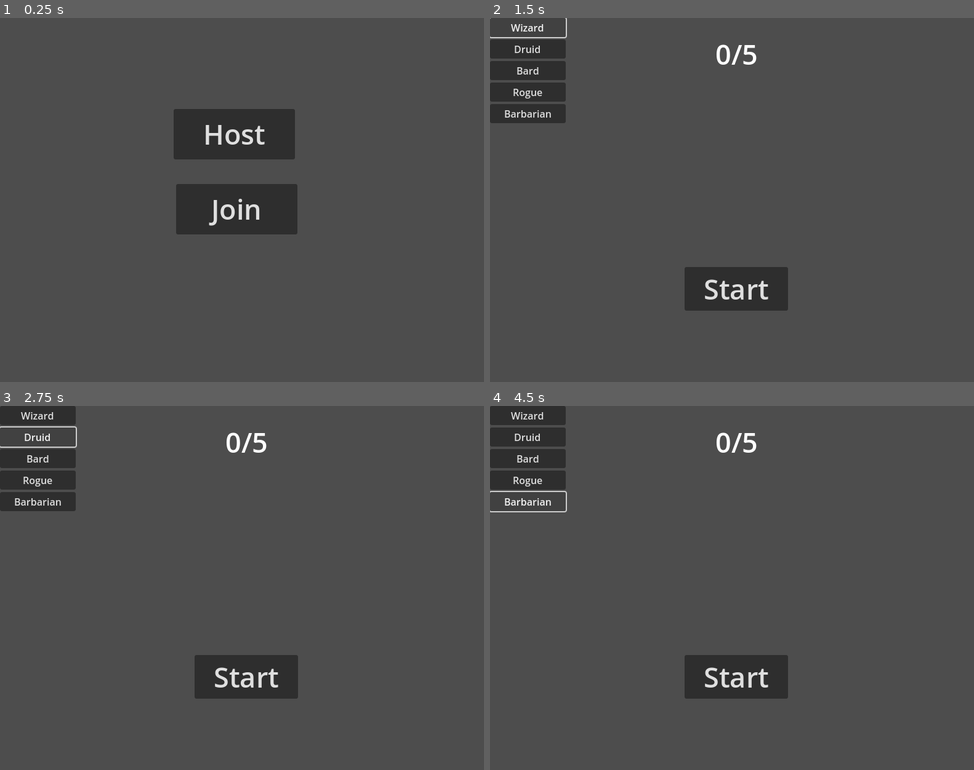
Above: before the commit, frames 1-4 (two rows, left to right).
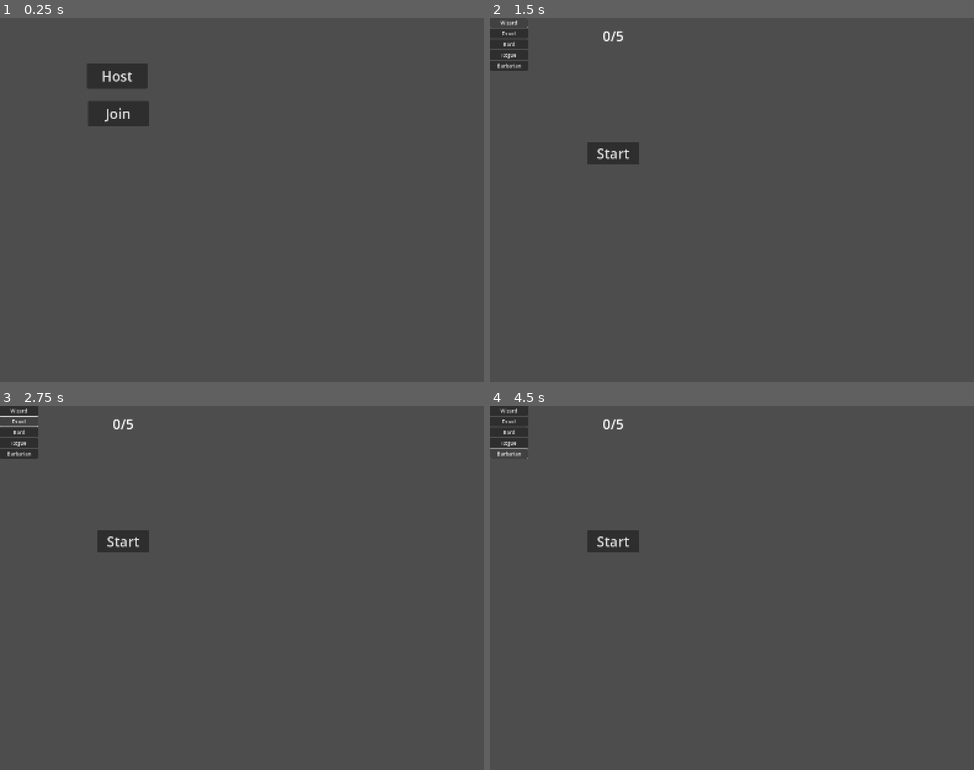
Above: after the commit, the same moments.

Repository: har3nz/MultiplayerDnD
Game: Godot game, scene res://scenes/room.tscn
The game is run twice, just before and just after one commit, with the same random seed, the same clock (stepped at 60 frames per second) and the same inputs. The engine's default icon, where the game draws it, is replaced by a stand-in: a white triangle on a blue panel in a dark square.
Inputs:
- Up to frame 1 (0.25 s): no input
- Up to frame 2 (1.5 s): click "Join" at 0.5 s; click "Wizard" at 1.25 s
- Up to frame 3 (2.75 s): click "Druid" at 2 s
- Up to frame 4 (4.5 s): click "Bard" at 2.75 s; click "Rogue" at 3.5 s; click "Barbarian" at 4.25 s

The runs differ from the first frame. In frame 1, 8.5% of the frame differs, in the area x 18-62%, y 12-60%; in frame 2, 6.4%; in frame 3, 6.4%; in frame 4, 6.2%.

Commit message:
a lot of changes + wizard class almost done

Diff:
--- a/project.godot
+++ b/project.godot
@@ -20,11 +20,15 @@
 NetworkHandler="*res://scripts/network_handler.gd"
 GlobalMultiplayerSpawner="*res://scripts/multiplayer_spawner.gd"
 GlobalMultiplayer="*res://scripts/global_multiplayer.gd"
+ClassHandler="*res://scripts/class_handler.gd"
 
 [display]
 
 window/size/viewport_width=800
 window/size/viewport_height=600
+window/size/resizable=false
+window/stretch/scale=0.5
+window/vsync/vsync_mode=0
 
 [input]
 
@@ -53,6 +57,11 @@
 "events": [Object(InputEventMouseButton,"resource_local_to_scene":false,"resource_name":"","device":-1,"window_id":0,"a …(257 unchanged characters)…
 ]
 }
+skill1={
+"deadzone": 0.2,
+"events": [Object(InputEventKey,"resource_local_to_scene":false,"resource_name":"","device":-1,"window_id":0,"alt_pressed":false,"shift_pressed":false,"ctrl_pressed":false,"meta_pressed":false,"pressed":false,"keycode":0,"physical_keycode":49,"key_label":0,"unicode":49,"location":0,"echo":false,"script":null)
+]
+}
 
 [rendering]
 
--- /dev/null
+++ b/scenes/fireball.tscn
@@ -0,0 +1,17 @@
+[gd_scene load_steps=4 format=3 uid="uid://74svy2kbi2ld"]
+
+[ext_resource type="Script" uid="uid://drkegiorybt6e" path="res://scripts/fireball.gd" id="1_1gl40"]
+[ext_resource type="Texture2D" uid="uid://bnm5f4aj0owqx" path="res://icon.svg" id="1_3s14c"]
+
+[sub_resource type="CircleShape2D" id="CircleShape2D_cb14k"]
+radius = 34.0147
+
+[node name="Area2D" type="Area2D"]
+script = ExtResource("1_1gl40")
+
+[node name="Sprite2D" type="Sprite2D" parent="."]
+scale = Vector2(0.5, 0.5)
+texture = ExtResource("1_3s14c")
+
+[node name="CollisionShape2D" type="CollisionShape2D" parent="."]
+shape = SubResource("CircleShape2D_cb14k")
--- /dev/null
+++ b/scenes/mini_missile.tscn
@@ -0,0 +1,17 @@
+[gd_scene load_steps=4 format=3 uid="uid://jmmm8d4ojh5"]
+
+[ext_resource type="Script" uid="uid://b0xv7dg0p8vtb" path="res://scripts/mini_missile.gd" id="1_dvb04"]
+[ext_resource type="Texture2D" uid="uid://bnm5f4aj0owqx" path="res://icon.svg" id="1_gsmbg"]
+
+[sub_resource type="CircleShape2D" id="CircleShape2D_dvb04"]
+radius = 9.0
+
+[node name="MiniMissile" type="Area2D"]
+script = ExtResource("1_dvb04")
+
+[node name="Sprite2D" type="Sprite2D" parent="."]
+scale = Vector2(0.15, 0.15)
+texture = ExtResource("1_gsmbg")
+
+[node name="CollisionShape2D" type="CollisionShape2D" parent="."]
+shape = SubResource("CircleShape2D_dvb04")
--- a/scenes/player.tscn
+++ b/scenes/player.tscn
@@ -9,10 +9,10 @@
 [sub_resource type="SceneReplicationConfig" id="SceneReplicationConfig_qhqgy"]
 properties/0/path = NodePath(".:position")
 properties/0/spawn = true
-properties/0/replication_mode = 1
+properties/0/replication_mode = 2
 
 [node name="CharacterPlayer" type="CharacterBody2D"]
-position = Vector2(381, 252)
+motion_mode = 1
 script = ExtResource("1_ewdyn")
 
 [node name="Sprite2D" type="Sprite2D" parent="."]
@@ -24,4 +24,6 @@
 shape = SubResource("RectangleShape2D_g2els")
 
 [node name="MultiplayerSynchronizer" type="MultiplayerSynchronizer" parent="."]
+replication_interval = 0.1
+delta_interval = 0.008
 replication_config = SubResource("SceneReplicationConfig_qhqgy")
--- /dev/null
+++ b/scenes/wizard.tscn
@@ -0,0 +1,22 @@
+[gd_scene load_steps=5 format=3 uid="uid://bxcxi0ervwr2p"]
+
+[ext_resource type="Texture2D" uid="uid://bnm5f4aj0owqx" path="res://icon.svg" id="1_3jsmo"]
+[ext_resource type="Script" uid="uid://cl5h2h0bqkqvp" path="res://scripts/wizard.gd" id="1_leome"]
+
+[sub_resource type="SceneReplicationConfig" id="SceneReplicationConfig_leome"]
+
+[sub_resource type="CircleShape2D" id="CircleShape2D_j4iv4"]
+radius = 31.0
+
+[node name="Wizard" type="CharacterBody2D"]
+script = ExtResource("1_leome")
+
+[node name="MultiplayerSynchronizer" type="MultiplayerSynchronizer" parent="."]
+replication_config = SubResource("SceneReplicationConfig_leome")
+
+[node name="Sprite2D" type="Sprite2D" parent="."]
+scale = Vector2(0.5, 0.5)
+texture = ExtResource("1_3jsmo")
+
+[node name="CollisionShape2D" type="CollisionShape2D" parent="."]
+shape = SubResource("CircleShape2D_j4iv4")
--- a/scenes/world.tscn
+++ b/scenes/world.tscn
@@ -1,7 +1,8 @@
-[gd_scene load_steps=3 format=3 uid="uid://7dutjmu04kaf"]
+[gd_scene load_steps=4 format=3 uid="uid://7dutjmu04kaf"]
 
 [ext_resource type="Script" uid="uid://ngw83fbvssq0" path="res://scripts/world.gd" id="1_4wyf3"]
 [ext_resource type="Script" uid="uid://cmu1apvlfm383" path="res://scripts/multiplayer_spawner.gd" id="2_rwgxs"]
+[ext_resource type="PackedScene" uid="uid://bxcxi0ervwr2p" path="res://scenes/wizard.tscn" id="3_4wyf3"]
 
 [node name="World" type="Node2D"]
 script = ExtResource("1_4wyf3")
@@ -11,3 +12,5 @@
 spawn_path = NodePath("..")
 spawn_limit = 5
 script = ExtResource("2_rwgxs")
+
+[node name="Wizard" parent="." instance=ExtResource("3_4wyf3")]
--- /dev/null
+++ b/scripts/class_handler.gd
@@ -0,0 +1,14 @@
+extends Node
+
+var players: Dictionary = {}
+
+@rpc("any_peer", "call_remote", "reliable")
+func assign_class(id: int, _class: String) -> void:
+	if !multiplayer.is_server(): return
+	players[id] = _class
+
+	"""
+	for key in players.keys():
+		var value = players[key]
+		print(key, value)
+	"""
--- /dev/null
+++ b/scripts/fireball.gd
@@ -0,0 +1,11 @@
+extends Area2D
+
+var direction = Vector2.ZERO
+var speed = 500
+
+
+func _physics_process(delta):
+	position += direction * speed * delta
+
+func set_dir(fdir: Vector2):
+	direction = fdir.normalized()
--- /dev/null
+++ b/scripts/mini_missile.gd
@@ -0,0 +1,30 @@
+extends Area2D
+
+var amplitude = 200
+var speed = 700
+var direction = Vector2.ZERO
+var time_passed = 0.0
+
+var distance
+
+var m_pos
+
+func update_mouse(_m_pos) -> void:
+	m_pos = _m_pos
+	direction = (m_pos - position).normalized()
+
+func set_dir(fdir: Vector2):
+	direction = fdir.normalized()
+
+func _process(delta):
+	time_passed += delta
+
+	distance = position.distance_to(m_pos)
+
+	if distance < 60:
+		print("close")
+
+	position += direction * speed * delta
+
+	var perp = Vector2(-direction.y, direction.x)
+	position += perp * sin(time_passed * 20) * amplitude * delta
--- a/scripts/multiplayer_spawner.gd
+++ b/scripts/multiplayer_spawner.gd
@@ -8,5 +8,4 @@
 	var player: Node = network_player.instantiate()
 	player.name = str(id)
 
-
-	get_tree().get_root().call_deferred("add_child", player)
+	get_parent().call_deferred("add_child", player)
--- a/scripts/network_handler.gd
+++ b/scripts/network_handler.gd
@@ -1,16 +1,15 @@
 extends Node
-
-var IP_ADDRESS : String = "127.0.0.1"
-var PORT: int = 15155
 
 var peer : ENetMultiplayerPeer
 
 func start_server() -> void:
 	peer = ENetMultiplayerPeer.new()
-	peer.create_server(PORT)
+	peer.create_server(15155)
 	multiplayer.multiplayer_peer = peer
 
 func start_client() -> void:
 	peer = ENetMultiplayerPeer.new()
-	peer.create_client("cool-drinks.gl.at.ply.gg", 23706)
+	#peer.create_client("88.240.176.255", 15155)
+	#peer.create_client("brown-museums.gl.at.ply.gg", 59378)
+	peer.create_client("localhost", 15155)
 	multiplayer.multiplayer_peer = peer
--- a/scripts/waiting_room.gd
+++ b/scripts/waiting_room.gd
@@ -47,27 +47,16 @@
 
 
 func _on_barbarian_pressed() -> void:
-	send_class_to_server.rpc("barbarian")
+	ClassHandler.rpc("assign_class", multiplayer.get_unique_id(), "barbarian")
 
 func _on_rogue_pressed() -> void:
-	send_class_to_server.rpc("rogue")
+	ClassHandler.rpc("assign_class", multiplayer.get_unique_id(), "rogue")
 
 func _on_bard_pressed() -> void:
-	send_class_to_server.rpc("bard")
+	ClassHandler.rpc("assign_class", multiplayer.get_unique_id(), "bard")
 
 func _on_druid_pressed() -> void:
-	send_class_to_server.rpc("druid")
+	ClassHandler.rpc("assign_class", multiplayer.get_unique_id(), "druid")
 
 func _on_wizard_pressed() -> void:
-	send_class_to_server.rpc("wizard")
-
-var player_data = {}
-
-@rpc("any_peer", "call_remote", "reliable")
-func send_class_to_server(_class_name: String):
-	if multiplayer.is_server():
-		var id = multiplayer.get_remote_sender_id()
-		multiplayer.set_peer_meta(id, "Class", _class_name)
-		for _id in multiplayer.get_peers():
-			var player_class = multiplayer.get_peer_meta(_id, "Class")
-			print("Player %d is %s" % [_id, str(player_class)])
+	ClassHandler.rpc("assign_class", multiplayer.get_unique_id(), "wizard")
--- /dev/null
+++ b/scripts/wizard.gd
@@ -0,0 +1,55 @@
+extends CharacterBody2D
+
+const SPEED: int = 500
+
+var fireball_scene = preload("res://scenes/fireball.tscn")
+var mini_missile_scene = preload("res://scenes/mini_missile.tscn")
+var mini_missile
+var mouse_down: bool = false
+
+func _enter_tree() -> void:
+	set_multiplayer_authority(name.to_int())
+
+
+func spawn_fireball() -> void:
+	var fireball = fireball_scene.instantiate()
+	fireball.position = self.position
+	var m_pos = get_viewport().get_mouse_position()
+	var fdir = m_pos - self.position
+	var angle = atan2(m_pos.y - self.position.y, m_pos.x - self.position.x)
+	fireball.set_dir(fdir)
+	fireball.rotation = angle + 1.57
+	get_parent().add_child(fireball)
+
+func spawn_mini_missile() -> void:
+	mini_missile = mini_missile_scene.instantiate()
+	mini_missile.position = self.position
+	var m_pos = get_viewport().get_mouse_position()
+	var mdir = m_pos - self.position
+	mini_missile.set_dir(mdir)
+	get_parent().add_child(mini_missile)
+
+func _physics_process(_delta) -> void:
+	#if !is_multiplayer_authority(): return
+
+	velocity = Input.get_vector("left", "right", "up", "down") * SPEED
+
+	# Fireball
+	if Input.is_action_just_pressed("skill1"):
+		spawn_fireball()
+
+
+	# Mini missile logic
+	if Input.is_action_just_pressed("fire"):
+		spawn_mini_missile()
+		mouse_down = true
+
+	if Input.is_action_just_released("fire"):
+		mouse_down = false
+
+	if mouse_down and mini_missile:
+		var m_pos = get_viewport().get_mouse_position()
+		mini_missile.update_mouse(m_pos)
+
+
+	move_and_slide()
Not shown, added: scripts/class_handler.gd.uid
Not shown, added: scripts/fireball.gd.uid
Not shown, added: scripts/mini_missile.gd.uid
Not shown, added: scripts/wizard.gd.uid
Not shown, changed: Build/multiplayer_dnd.pck
